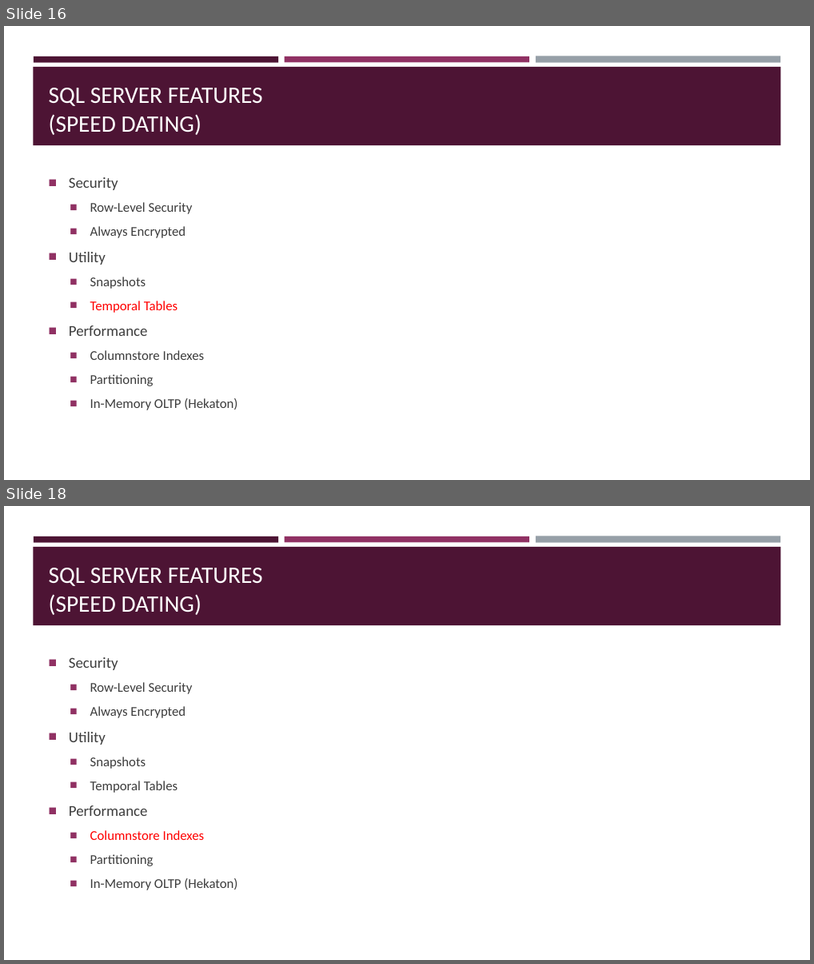
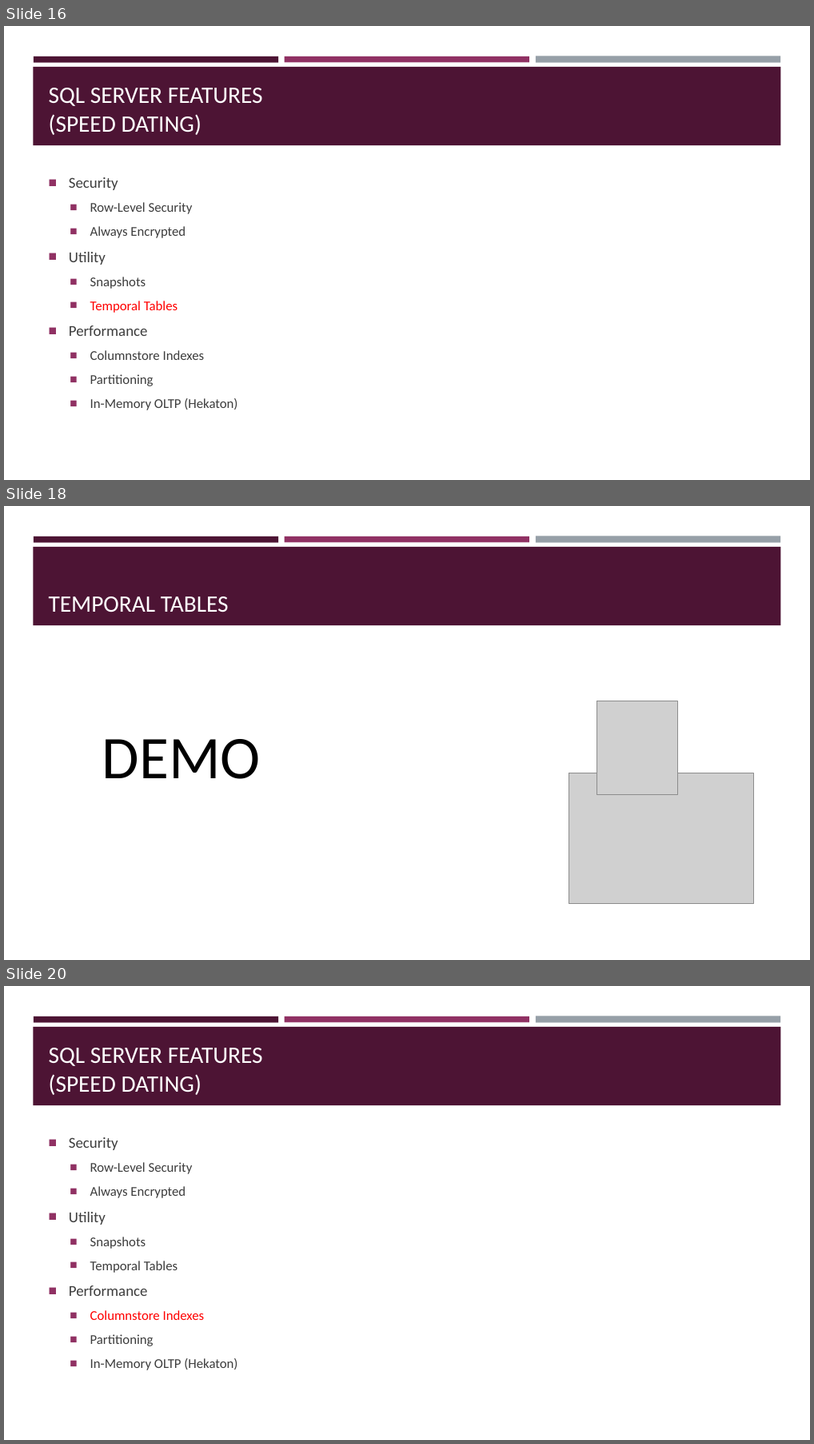
Before and after one commit to sqltran/SevenAwesomeSQLFeatures, a slide deck: AwesomeFreeSQLServerFeatures.pptx. Shown one above the other, each under a label of ours: slides 16 and 18 before the commit, slides 16, 18 and 20 after it; the slides between them are not shown. The pictures are 814x964 and 814x1444 pixels, drawn with LibreOffice and Linux fonts; fonts in the diff are those of the drawing; grey boxes stand for pictures. Boxes give left, top, right and bottom in pixels: in the first picture for what was removed or moved away, otherwise in the second. Text is boxed around its words. In the diff, an @@ line names an element or a change of style, - is before the commit and + after.

Commit message:
Temporal table limitations.

```diff
--- a/AwesomeFreeSQLServerFeatures.pptx
+++ b/AwesomeFreeSQLServerFeatures.pptx
@@ slide 18 added at box(4, 506, 810, 960), background #FFFFFF; not listed: 4 template elements that a slide beside it also shows @@
@@ title added at box(49, 596, 229, 612), 28 pt, text #FFFFFF @@
+TEMPORAL TABLES
@@ picture added at box(598, 701, 678, 795) @@
@@ text added at box(102, 739, 261, 779), 72 pt, text #000000 @@
+DEMO
@@ picture added at box(570, 772, 754, 904) @@
@@ what was slide 18 is now slide 20 @@
```
Also in this commit, not shown: 1 slide changed, 1 other slide added.
